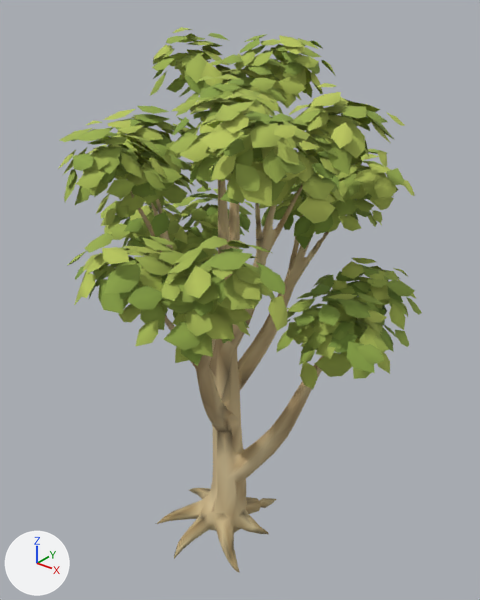
Renders of the glTF model assets/models/vegetation/diverse_trees/forked_birch_lod1.glb from each side of a commit.
The view is the same before and after, from a camera (50 mm lens) standing at (5.83, -6.82, 8.64) and looking at (0.18, 0.25, 4.25). The lights are fixed; the arrows at lower left show +X, +Y and +Z. The older version comes first. Where no turn or scale is listed for an object, it has been applied to the vertices.

Before the edit, the objects in view are built like this:
```python
me_bough_28_004 = bpy.data.meshes.new('Bough_28.004')
me_bough_28_004.from_pydata(...)  # 1627 vertices, 3250 faces; spans x -1.68..2.01, y -1.82..1.82, z -0.05..7.11
me_bough_28_004.materials.append(mat_forked_birch___textured_bark_colors)
me_leaves_lod1_001 = bpy.data.meshes.new('Leaves_LOD1.001')
me_leaves_lod1_001.from_pydata(...)  # 9569 vertices, 8202 faces; spans x -2.52..2.86, y -2.61..2.73, z 3.53..7.99
me_leaves_lod1_001.materials.append(mat_forked_birch___leaf_color_gradients)
ob_leaves_lod1_001 = bpy.data.objects.new('Leaves_LOD1.001', me_leaves_lod1_001)
ob_leaves_lod1_001.location = (0.0, 0.0, 0.0)
ob_trunk_lod1_001 = bpy.data.objects.new('Trunk_LOD1.001', me_bough_28_004)
ob_trunk_lod1_001.location = (0.0, 0.0, 0.0)
```
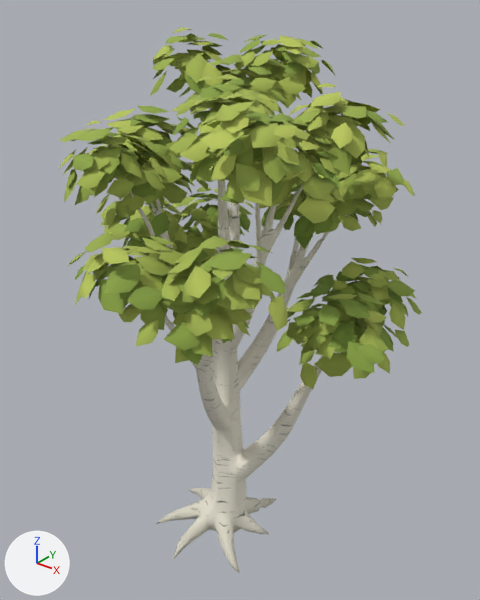
Patch to the scene script:
```diff
--- a/assets/models/vegetation/diverse_trees/forked_birch_lod1.glb.py
+++ b/assets/models/vegetation/diverse_trees/forked_birch_lod1.glb.py
@@ img_forked_birch_bark_albedo @@
+img_forked_birch_bark_albedo = load_image('forked_birch_bark_albedo', 'forked_birch_bark_albedo.png', 1024, 1024, 'sRGB')
@@ img_forked_birch_bark_normal @@
+img_forked_birch_bark_normal = load_image('forked_birch_bark_normal', 'forked_birch_bark_normal.png', 1024, 1024, 'Non-Color')
@@ mat_forked_birch___baked_bark @@
+mat_forked_birch___baked_bark = bpy.data.materials.new('forked_birch / baked bark')
+# uses the picture img_forked_birch_bark_albedo
+# uses the picture img_forked_birch_bark_normal
@@ me_bough_28_004 @@
 me_bough_28_004.from_pydata(...)  # 1627 vertices, 3250 faces; spans x -1.68..2.01, y -1.82..1.82, z -0.05..7.11
 # used by ob_trunk_lod1_001; location = (0.0, 0.0, 0.0)
-me_bough_28_004.materials.append(mat_forked_birch___textured_bark_colors)
+# me_bough_28_004 part 1: texture (UV) coordinates changed
+# me_bough_28_004 part 2: 1967 faces centred in x -1.67..1.99, y -1.82..1.78, z -0.05..7.01 are repainted in the vertex colours; the middle colour goes from beige #cfb98c to white #ffffff
+# me_bough_28_004 part 3: 1283 faces centred in x -1.57..1.98, y -1.72..1.48, z -0.05..6.98 are repainted in the vertex colours; the middle colour goes from brown #b8a073 to white #ffffff
+me_bough_28_004.materials.append(mat_forked_birch___baked_bark)
```

Boxes [x1, y1, x2, y2] around the edits, measured in the pictures (480 x 600 px):
'Trunk_LOD1.001', recoloured, surface changed (brown to grey): [130, 180, 329, 573] in both
part 2 of me_bough_28_004, recoloured: [131, 180, 322, 557] in both
part 3 of me_bough_28_004, recoloured: [130, 180, 329, 573] in both
